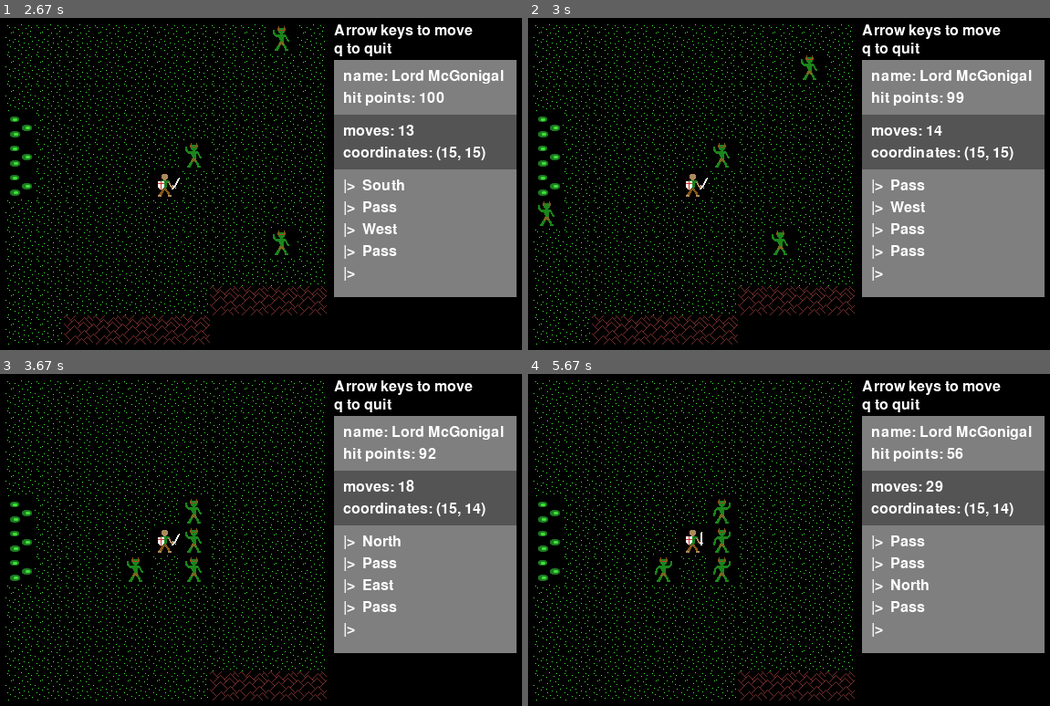
Above: before the commit, frames 1-4 (two rows, left to right).
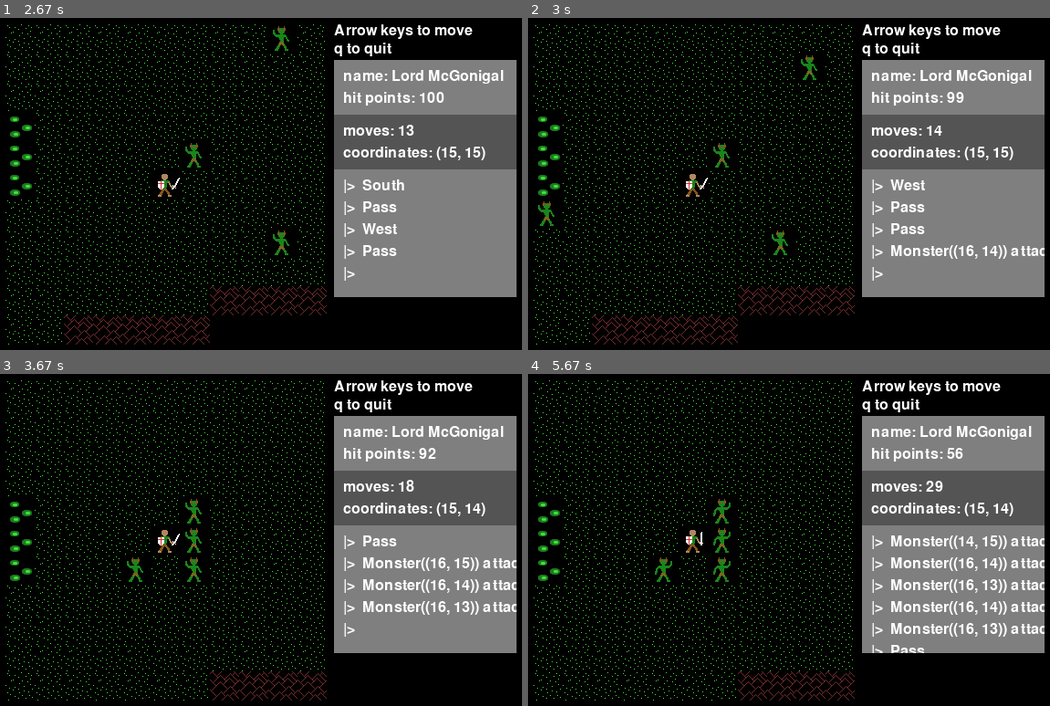
Above: after the commit, the same moments.

Repository: josh-reynolds/Python
Game: pygame game, started from pygame/nulltima/demo.py
The game is run twice, just before and just after one commit, with the same random seed, the same clock (stepped at 60 frames per second) and the same inputs.
Inputs:
- Up to frame 1 (2.67 s): hold Right 0.33-0.8 s; hold Up 0.83-1.13 s; tap Space at 0.9, 1.23, 1.53, 1.73, 2.03, 2.3, 2.63 s; hold Right 1.17-1.63 s; hold Left 1.67-2.2 s; hold Down 2.23-2.53 s; hold Left from 2.57 s (still down)
- Up to frame 2 (3 s): tap Space at 2.93 s; release Left at 2.97 s
- Up to frame 3 (3.67 s): hold Up 3-3.37 s; tap Space at 3.07, 3.47 s; hold Right from 3.4 s (still down)
- Up to frame 4 (5.67 s): tap Space at 3.77, 4.13, 4.53, 4.83, 5.03, 5.33, 5.53 s; release Right at 4.03 s; hold Down 4.07-4.43 s; hold Left 4.47-4.93 s; hold Right 4.97-5.43 s; hold Up from 5.47 s (still down)

Frame 1 is identical in both runs. In frame 2, 0.7% of the frame differs, in the area x 69-99%, y 48-73%; in frame 3, 1.5%; in frame 4, 2.4%, in the area x 65-99%, y 48-85%.

Commit message:
Posting attack message from Monster to the message queue

Diff:
--- a/pygame/nulltima/monsters.py
+++ b/pygame/nulltima/monsters.py
@@ -41,6 +41,7 @@
 
     def attack(self, target):
         target.hit_points -= 1
+        game.Game.message_queue.append("{} attacks!".format(self))
 
     def __repr__(self):
         return "Monster({})".format(self.pos)
